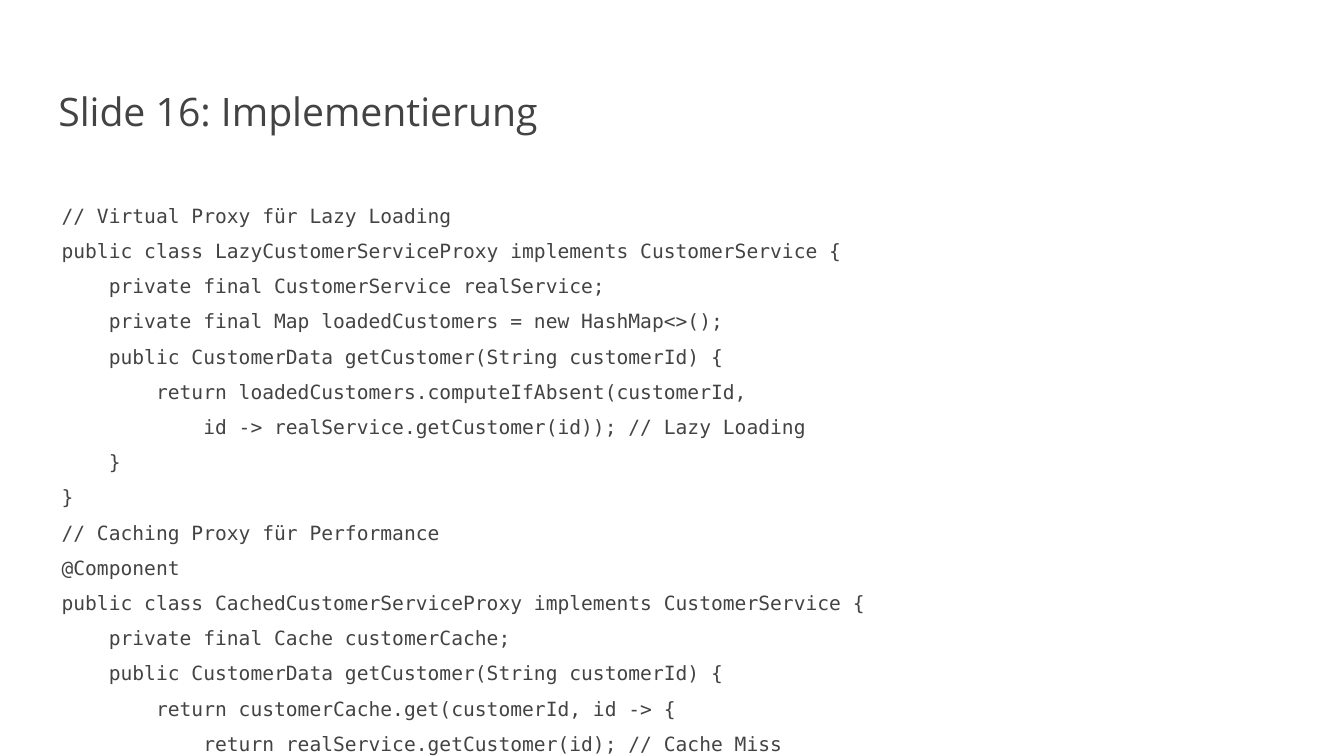
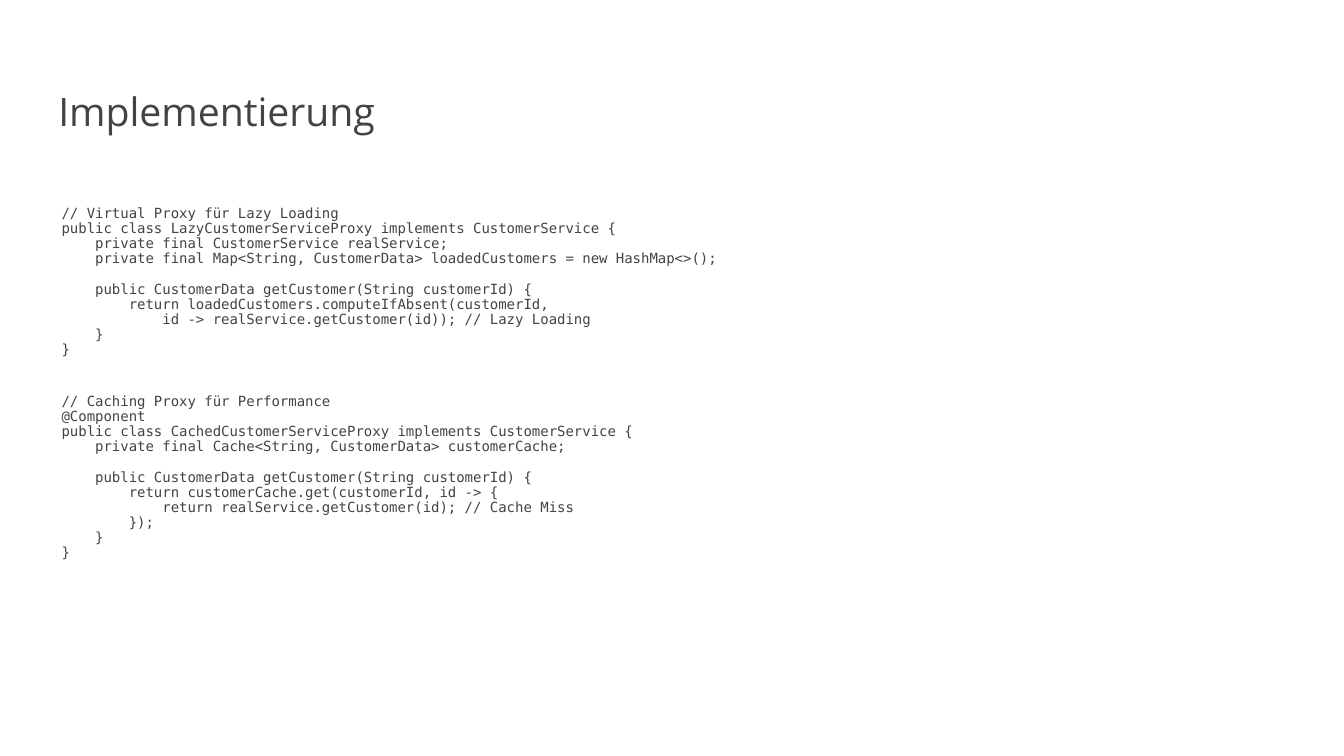
Before and after one commit to vanillacore-net/september-2025-telekom-training, a slide deck: slide 21 of presentations/powerpoint/block2-presentation.pptx (slide 17 before the commit). Drawn at 1344x756 pixels with LibreOffice and Linux fonts; fonts in the diff are those of the drawing; background and template pictures are left out. Boxes give left, top, right and bottom in pixels: in the first picture for what was removed or moved away, otherwise in the second. Text is boxed around its words. In the diff, an @@ line names an element or a change of style, - is before the commit and + after.

```diff
--- a/presentations/powerpoint/block2-presentation.pptx
+++ b/presentations/powerpoint/block2-presentation.pptx
@@ title at (x1=58, y1=96, x2=375, y2=136): text changed @@
-Slide 16: Implementierung
+Implementierung
@@ text at (x1=62, y1=207, x2=717, y2=515): text changed; size 14 to 10 pt @@
-// Virtual Proxy für Lazy Loading
-public class LazyCustomerServiceProxy implements CustomerService {
-private final CustomerService realService;
-private final Map loadedCustomers = new HashMap<>();
-public CustomerData getCustomer(String customerId) {
-return loadedCustomers.computeIfAbsent(customerId,
-id -> realService.getCustomer(id)); // Lazy Loading
-}
-}
-// Caching Proxy für Performance
-@Component
-public class CachedCustomerServiceProxy implements CustomerService {
-private final Cache customerCache;
-public CustomerData getCustomer(String customerId) {
-return customerCache.get(customerId, id -> {
-return realService.getCustomer(id); // Cache Miss
-});
-}
-}
+// Virtual Proxy für Lazy Loading
+public class LazyCustomerServiceProxy implements CustomerService {
+private final CustomerService realService;
+private final Map<String, CustomerData> loadedCustomers = new HashMap<>();
+public CustomerData getCustomer(String customerId) {
+return loadedCustomers.computeIfAbsent(customerId,
+id -> realService.getCustomer(id)); // Lazy Loading
+}
+}
+// Caching Proxy für Performance
+@Component
+public class CachedCustomerServiceProxy implements CustomerService {
+private final Cache<String, CustomerData> customerCache;
+public CustomerData getCustomer(String customerId) {
+return customerCache.get(customerId, id -> {
+return realService.getCustomer(id); // Cache Miss
+});
+}
+}
```
Also in this commit, not shown: 22 other slides changed, 7 slides added, 1 slide removed, 17 other files.
